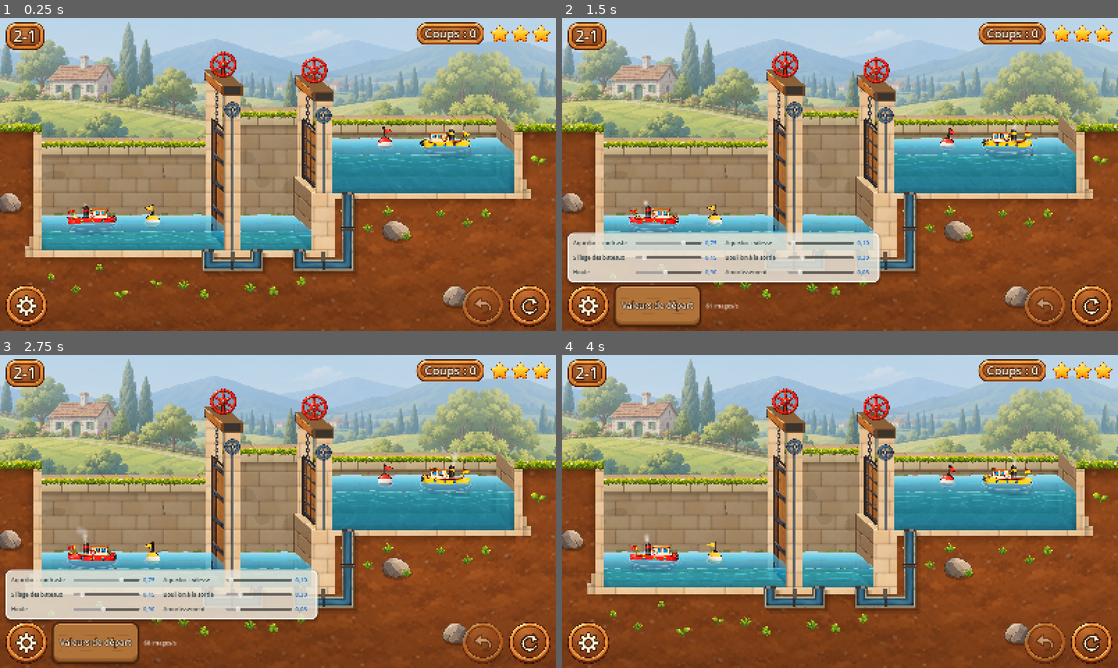
Above: before the commit, frames 1-4 (two rows, left to right).
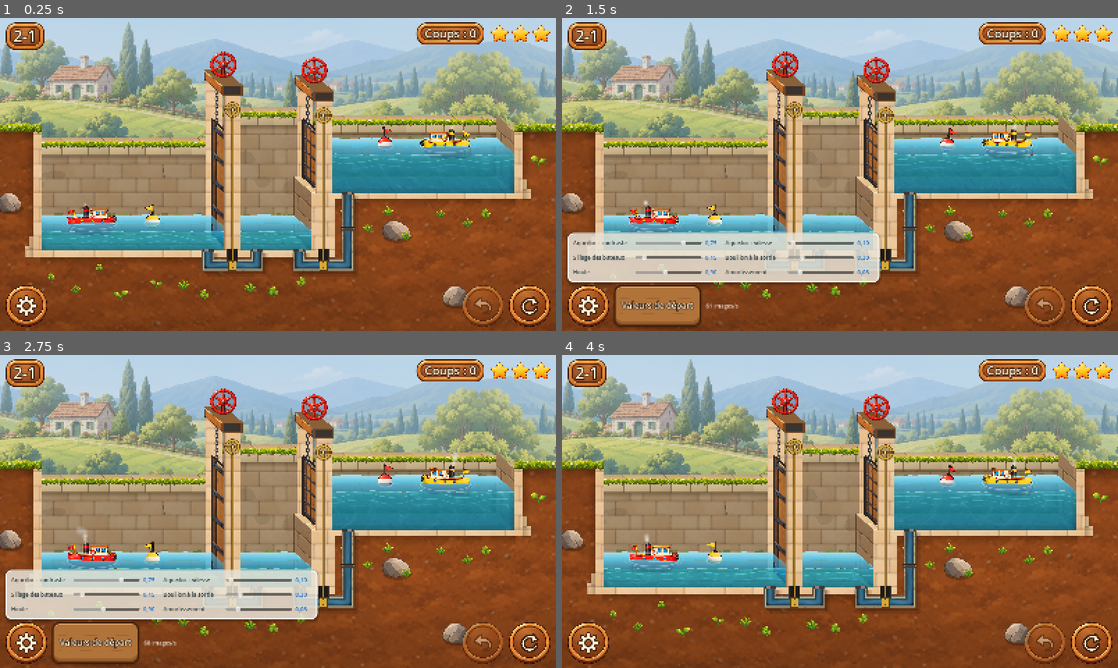
Above: after the commit, the same moments.

Repository: VincentDebaty/station
Game: Godot game, scene res://principal.tscn
Same seed, same stepped clock (60 frames per second), same inputs: the game is played once before the commit and once after it.
Inputs (mouse positions are in pixels of both pictures, inside the frame that each line leads up to):
- Up to frame 1 (0.25 s): no input
- Up to frame 2 (1.5 s): click (1090, 305) at 0.5 s; click (589, 305) at 1.25 s
- Up to frame 3 (2.75 s): click "Valeurs de départ" at 2 s
- Up to frame 4 (4 s): click (1090, 642) at 2.75 s; click (589, 642) at 3.52 s

The runs differ from the first frame. In frame 1, 0.9% of the frame differs, in the area x 40-60%, y 26-81%; in frame 2, 0.7%; in frame 3, 0.7%; in frame 4, 0.9%.

Commit message:
La vanne se voit dans son tuyau : une plaque de laiton reliée au volant par sa tige
Vincent : « la vanne dans le tuyau n'est pas très visible, ce n'est pas clair
pour le joueur ». C'était une plaque sombre de 7 px, sans lien visible avec le
volant qui la commande, et l'acier bleuté du volant se confondait avec le
tuyau.

Tout le système de la vanne est maintenant en laiton, une couleur que rien
d'autre ne porte (la porte est rouge, l'eau et les tuyaux bleus) :
- le volant sur le pilier avant ;
- sa tige, qui descend jusqu'au logement de la vanne, sous le fond (le canal
  donne la hauteur à la porte) ;
- la plaque de 20 px dans le tuyau. Fermée, elle le barre ; ouverte, elle
  remonte dans un logement de pierre sombre au-dessus du tuyau.

Photos du 2-1, une vanne fermée et une ouverte.

Co-Authored-By: Claude Opus 5.5 <noreply@anthropic.com>

Diff:
--- a/prototypes/ecluses-godot/aqueduc.gd
+++ b/prototypes/ecluses-godot/aqueduc.gd
@@ -170,16 +170,38 @@
 			if b.y < niveau: b = b.lerp(a, (niveau - b.y) / (a.y - b.y))
 			draw_line(a, b, Color(0.13, 0.42, 0.54), rayon * 2.0 - 3.0, true)
 
+# Le point du tuyau sous la porte, où se tient la vanne.
+func haut_vanne_point() -> Vector2:
+	return (chemin[1] + chemin[2]) * 0.5
+
+# Le haut du logement de la vanne : là où arrive la tige du volant.
+func haut_logement() -> float:
+	return haut_vanne_point().y - rayon - (rayon * 2.0 + 8.0) - 4.0
+
 func _dessiner_dessus() -> void:
-	# la vanne : une plaque de fer au milieu du conduit, sous la porte, qui se
-	# lève dans un logement quand on tourne la roue
+	# La vanne : une plaque de laiton, de la couleur du volant qui la
+	# commande, au milieu du conduit sous la porte, dans un logement de pierre
+	# sombre au-dessus du tuyau. Fermée, elle barre le tuyau ; ouverte, elle
+	# monte dans son logement. (Vincent, 7 octobre 2026 : la petite plaque de
+	# 7 px « n'est pas claire pour le joueur ».)
 	if chemin.size() >= 3:
-		var m := (chemin[1] + chemin[2]) * 0.5
-		var h := rayon * 2.0 + 2.0
-		_dessus.draw_rect(Rect2(m.x - 5.0, m.y - rayon - h - 2.0, 10.0, h + 2.0), Color("#5e554b"))
-		var y := m.y - rayon - 1.0 - vanne * h
-		_dessus.draw_rect(Rect2(m.x - 3.5, y, 7.0, h), Color("#2e2f33"))
-		_dessus.draw_rect(Rect2(m.x - 3.5, y, 7.0, 3.0), Color("#6d6f75"))
+		var m := haut_vanne_point()
+		var h := rayon * 2.0 + 8.0
+		var larg := 20.0
+		# le logement, au-dessus du tuyau
+		_dessus.draw_rect(Rect2(m.x - larg * 0.5 - 4.0, m.y - rayon - h - 4.0, larg + 8.0, h + 6.0), Color("#3b342d"))
+		_dessus.draw_rect(Rect2(m.x - larg * 0.5 - 2.0, m.y - rayon - h - 2.0, larg + 4.0, h + 2.0), Color("#1d1a17"))
+		# la plaque, qui monte avec l'ouverture
+		var y := m.y - rayon - 3.0 - vanne * (h - 2.0)
+		_dessus.draw_rect(Rect2(m.x - larg * 0.5, y, larg, h), Color("#5a3f12"))
+		_dessus.draw_rect(Rect2(m.x - larg * 0.5 + 2.0, y + 2.0, larg - 4.0, h - 4.0), Color("#d6a83a"))
+		_dessus.draw_line(Vector2(m.x - larg * 0.5 + 3.0, y + 3.0), Vector2(m.x - larg * 0.5 + 3.0, y + h - 4.0), Color(1, 1, 1, 0.35), 1.5)
+		# deux rivets et une poignée
+		for dy in [0.25, 0.75]:
+			_dessus.draw_circle(Vector2(m.x, y + h * dy), 2.0, Color("#5a3f12"))
+		# la tige, qui remonte vers le volant
+		_dessus.draw_line(Vector2(m.x, y), Vector2(m.x, m.y - rayon - h - 4.0), Color("#b8892c"), 3.0)
+
 	# les brides : un collier de fer boulonné au milieu de chaque tronçon droit
 	# (lot 7 : des raccords plus épais, comme le reste du décor) ; aux coudes,
 	# en biais, elles faisaient bizarre
--- a/prototypes/ecluses-godot/canal.gd
+++ b/prototypes/ecluses-godot/canal.gd
@@ -234,6 +234,7 @@
 		aq.vanne = 1.0 if aq.ouverte else 0.0
 		add_child(aq)
 		aqueducs[i] = aq
+		portes[i].y_bas_tige = aq.haut_logement()
 	_reperes = Node2D.new()
 	_reperes.position = D * 0.5        # les bouées voguent avec les bateaux
 	_reperes.z_index = 3
--- a/prototypes/ecluses-godot/porte.gd
+++ b/prototypes/ecluses-godot/porte.gd
@@ -53,12 +53,13 @@
 # roues sont les commandes, il faut voir quand elles répondent).
 var actif := true
 # PORTE À VANNE (chapitre 2, 7 octobre 2026) : une seconde commande, la vanne
-# de l'aqueduc, que l'on tourne par un petit volant d'acier sur le pilier
+# de l'aqueduc, que l'on tourne par un petit volant de laiton sur le pilier
 # avant, relié à l'aqueduc par sa tige. La grande roue rouge lève la porte.
 var a_vanne := false
 var _angle_vanne := 0.0
 var _rotation_vanne := 0.0
 var _secousse := 0.0         # la grande roue refuse : la porte est tenue par l'eau
+var y_bas_tige := 0.0        # le bas de la tige du volant : le logement de la vanne (canal)
 # La projection oblique : le décalage du plan du fond (zéro : la vue de profil)
 # et la couche, avant l'eau, où poser le vantail.
 var oblique := Vector2.ZERO
@@ -151,16 +152,19 @@
 		filet.polygon = _quad(gx0 - 16, y_portique - 0.2 * u, gx1 + 16, y_portique - 0.2 * u + 4)
 		add_child(filet)
 
-# Le volant de la vanne : acier bleuté, plus petit que la roue rouge, sa tige
-# descend le long du pilier avant jusqu'au seuil (l'aqueduc passe dessous).
+# Le volant de la vanne : en laiton, comme sa tige et la plaque de la vanne
+# dans le tuyau (l'acier bleuté se confondait avec le tuyau, Vincent), plus
+# petit que la roue rouge ; sa tige descend jusqu'au logement de la vanne.
 # Quand la grande roue refuse, il s'illumine.
 func _dessiner_volant() -> void:
 	var c := centre_vanne()
 	var r := 0.24 * u
-	var acier := Color("#4f6d86")
-	var sombre := Color("#26323d")
-	roue.draw_line(c, Vector2(c.x, y_seuil), sombre, 5.0, true)
-	roue.draw_line(c, Vector2(c.x, y_seuil), Color("#6d7a85"), 2.5, true)
+	var acier := Color("#d6a83a")      # laiton : la couleur de tout le système de la vanne
+	var sombre := Color("#5a3f12")
+	# la tige descend jusqu'au logement de la vanne, dans le tuyau sous le fond
+	var bas := y_bas_tige if y_bas_tige > 0.0 else y_seuil
+	roue.draw_line(c, Vector2(c.x, bas), sombre, 5.0, true)
+	roue.draw_line(c, Vector2(c.x, bas), Color("#b8892c"), 2.5, true)
 	if _secousse > 0.0:
 		var a := clampf(_secousse / 0.4, 0.0, 1.0) * (0.65 + 0.35 * sin(_secousse * 14.0))
 		roue.draw_circle(c, r + 11.0, Color(1.0, 0.85, 0.3, 0.6 * a))
@@ -174,10 +178,10 @@
 		roue.draw_line(c, c + d * (r - 2.0), acier, 2.2, true)
 		roue.draw_circle(c + d * (r + 3.0), 2.8, sombre)
 	roue.draw_circle(c, 5.0, sombre)
-	roue.draw_circle(c, 2.8, Color("#c9d2d8"))
+	roue.draw_circle(c, 2.8, Color("#f4e2a8"))
 	# la vanne ouverte : un filet bleu sur la tige
 	if vanne_ouverte:
-		roue.draw_line(c + Vector2(0, r + 6.0), Vector2(c.x, y_seuil), Color(0.4, 0.75, 0.9, 0.8), 2.0, true)
+		roue.draw_line(c + Vector2(0, r + 6.0), Vector2(c.x, bas), Color(0.4, 0.75, 0.9, 0.8), 2.0, true)
 
 # --- La porte en projection oblique (branche ecluses-oblique) -----------------
 # Vincent, 7 octobre 2026 : tout est vu de profil, sauf les écluses, dans un
